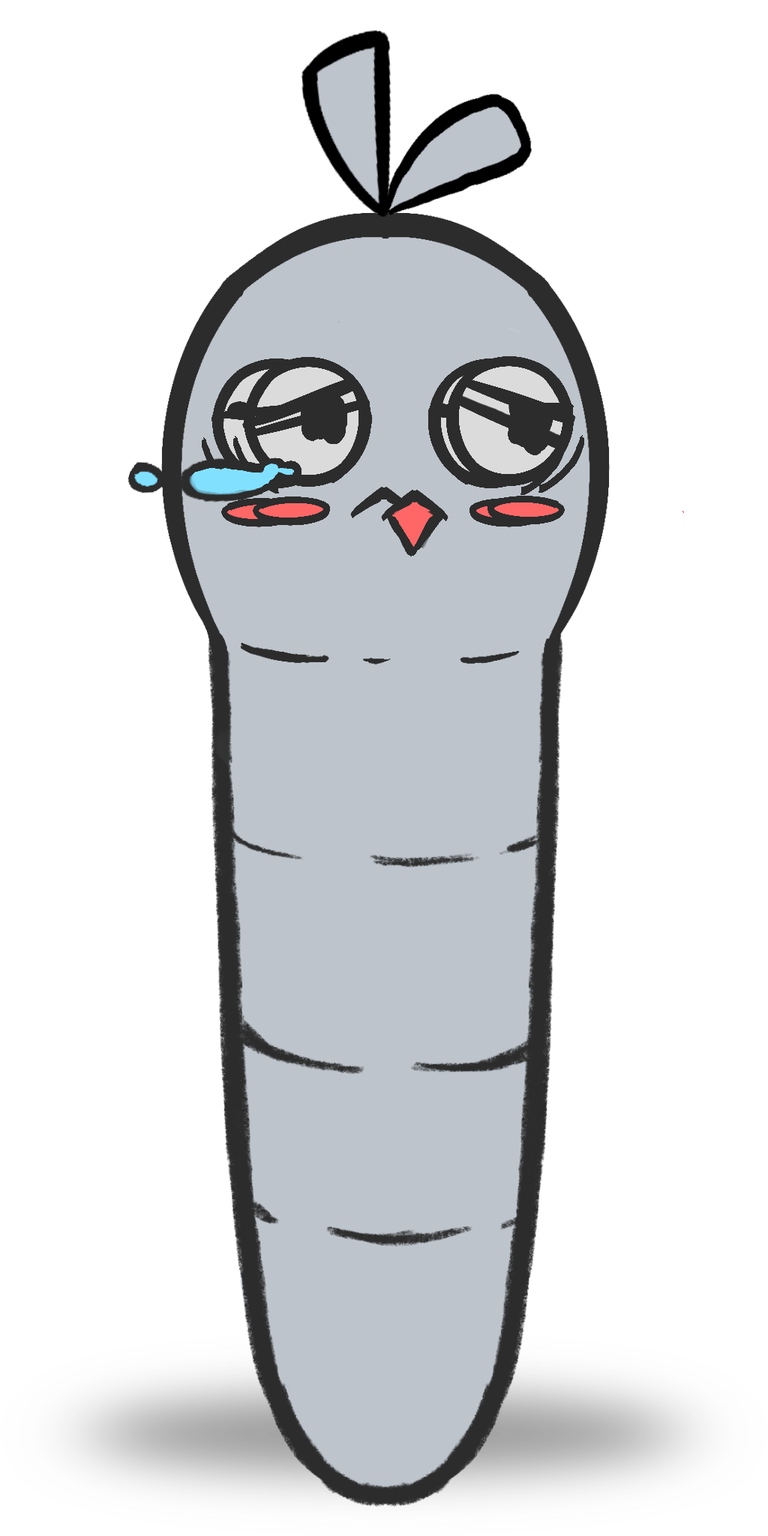
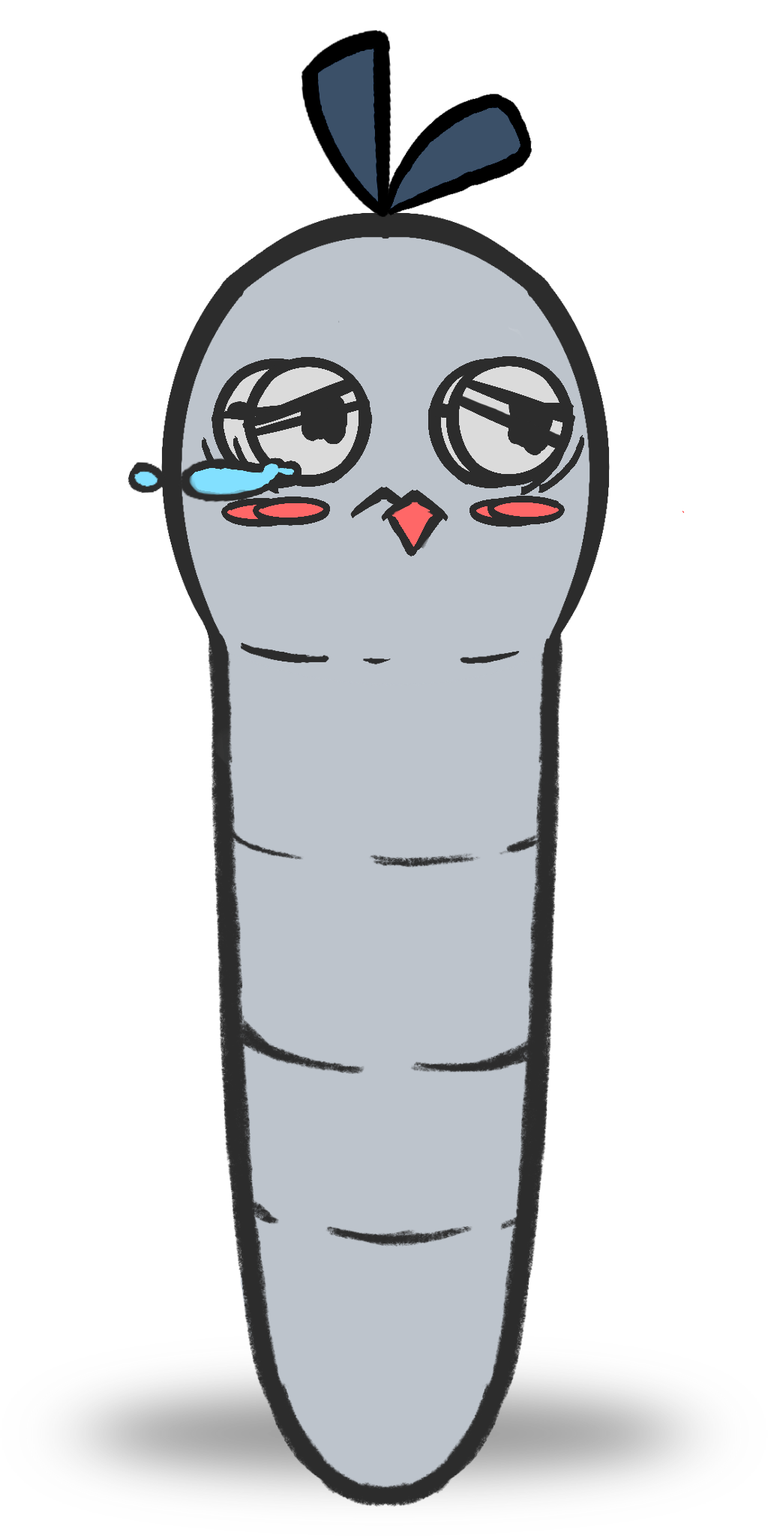
Layers edited between the first and the second (768, 1536) image:
painted on "Pelo 2" over [300, 29, 392, 218]
painted on "Pelo 1" over [383, 92, 533, 216]
